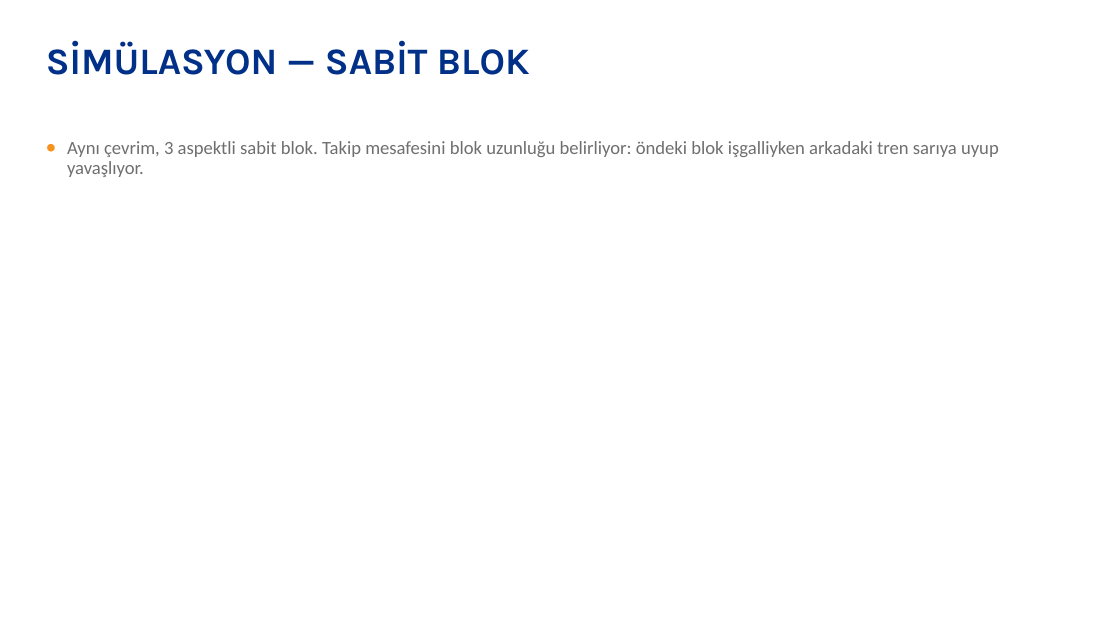
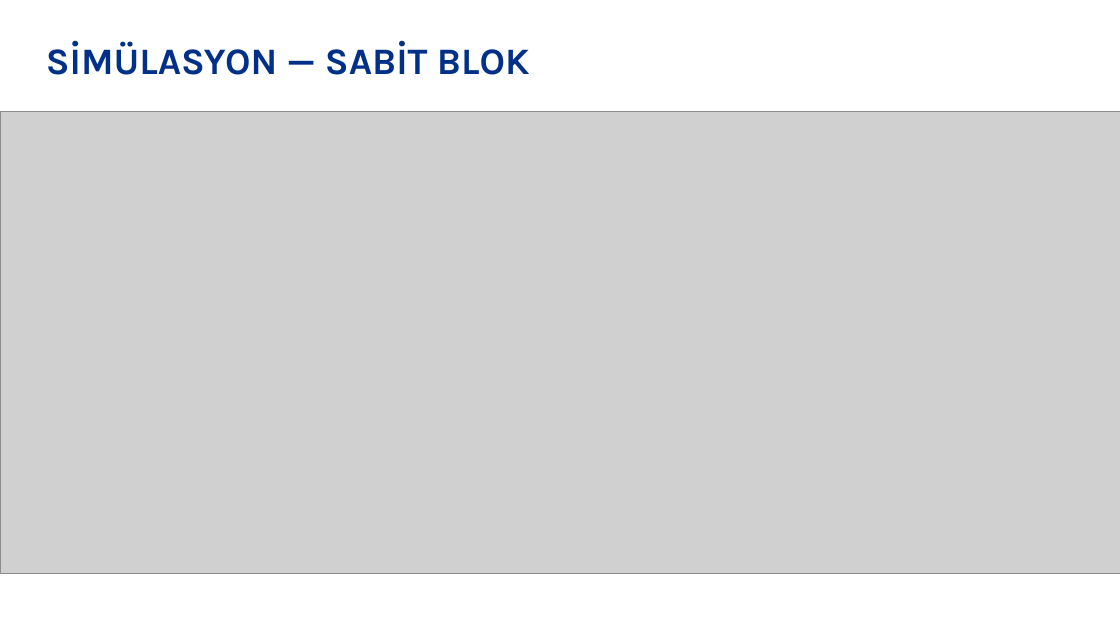
Before and after one commit to alican12alicanexe-alt/asil1, a slide deck: slide 17 of presentation/deck/ASELSAN-Sunum-v6.pptx (slide 18 before the commit). Drawn at 1120x630 pixels with LibreOffice and Linux fonts; fonts in the diff are those of the drawing; grey boxes stand for pictures; background and template pictures are left out. Boxes give left, top, right and bottom in pixels: in the first picture for what was removed or moved away, otherwise in the second. Text is boxed around its words. In the diff, an @@ line names an element or a change of style, - is before the commit and + after.

```diff
--- a/presentation/deck/ASELSAN-Sunum-v6.pptx
+++ b/presentation/deck/ASELSAN-Sunum-v6.pptx
@@ picture added at box(0, 112, 1120, 573) @@
@@ text removed at box(67, 141, 999, 177) @@
-• Aynı çevrim, 3 aspektli sabit blok. Takip mesafesini blok uzunluğu belirliyor: öndeki blok işgalliyken arkadaki tren sarıya uyup yavaşlıyor.
```
Also in this commit, not shown: 2 other slides changed, 1 other file.
